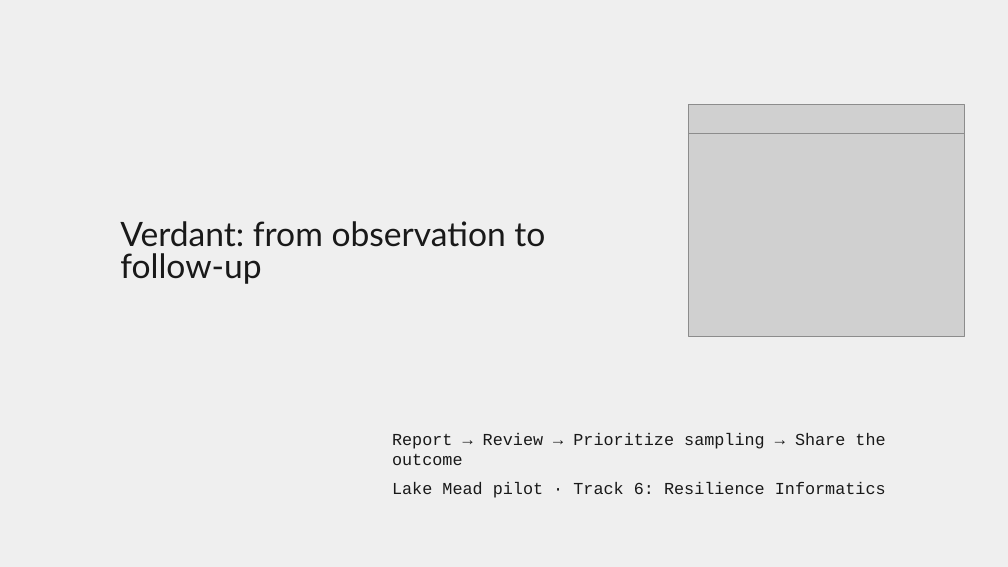
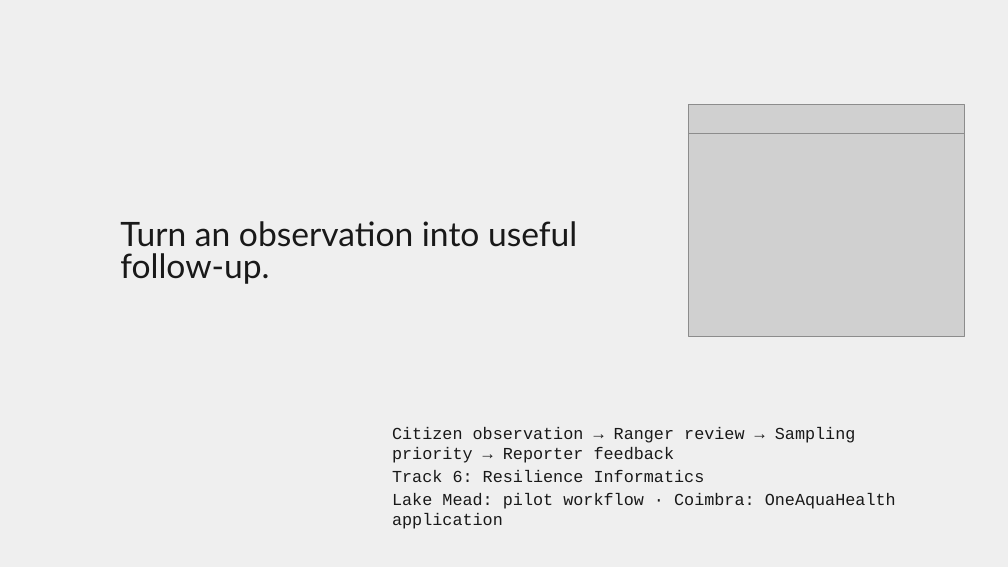
Before and after one commit to NathanDiep123/Verdant, a slide deck: slide 2 of docs/presentation/verdant-presentation.pptx (slide 3 before the commit). Drawn at 1008x567 pixels with LibreOffice and Linux fonts; fonts in the diff are those of the drawing; grey boxes stand for pictures; background and template pictures are left out. Boxes give left, top, right and bottom in pixels: in the first picture for what was removed or moved away, otherwise in the second. Text is boxed around its words. In the diff, an @@ line names an element or a change of style, - is before the commit and + after.

Commit message:
Reduce the deck to four slides that follow the revised script

```diff
--- a/docs/presentation/verdant-presentation.pptx
+++ b/docs/presentation/verdant-presentation.pptx
@@ title at <box>120,221,577,284</box>: text changed @@
-Verdant: from observation to follow-up
+Turn an observation into useful follow-up.
@@ subtitle at <box>392,427,896,509</box>: text changed @@
-Report → Review → Prioritize sampling → Share the outcome
-Lake Mead pilot · Track 6: Resilience Informatics
+Citizen observation → Ranger review → Sampling priority → Reporter feedback
+Track 6: Resilience Informatics
+Lake Mead: pilot workflow · Coimbra: OneAquaHealth application
```
Also in this commit, not shown: 2 other slides changed, 1 slide added, 2 slides removed, 1 other file.
